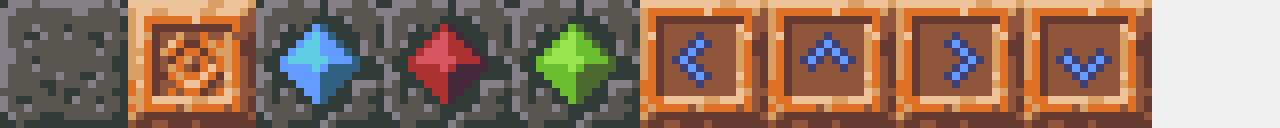
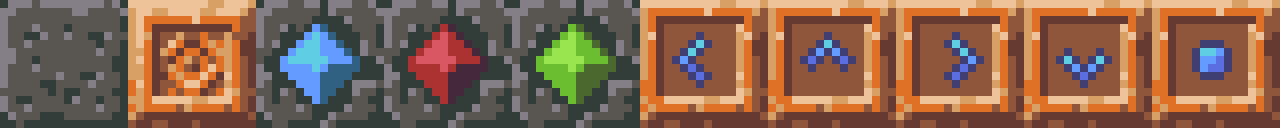
Before/after of a 1280 × 128 layered artwork. What changed in the layer stack:
painted on "Tileset" over [688, 0, 1280, 128]
